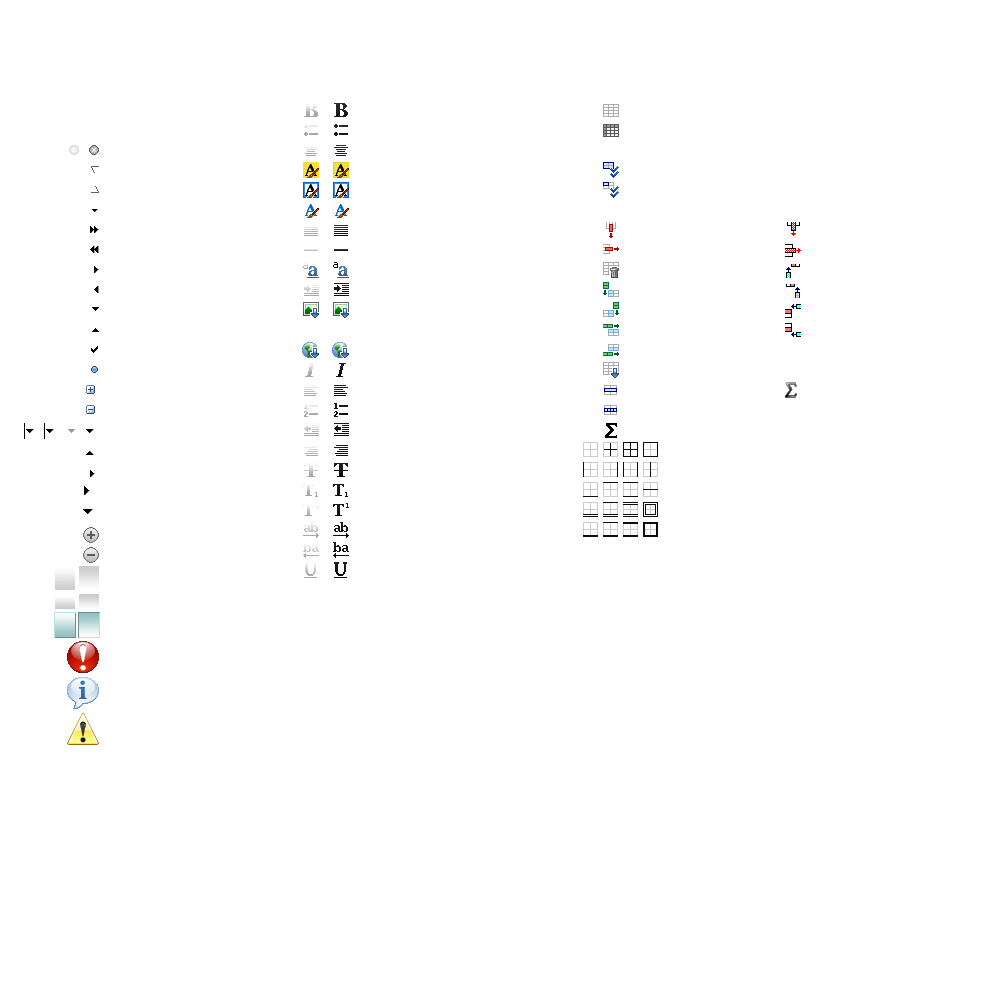
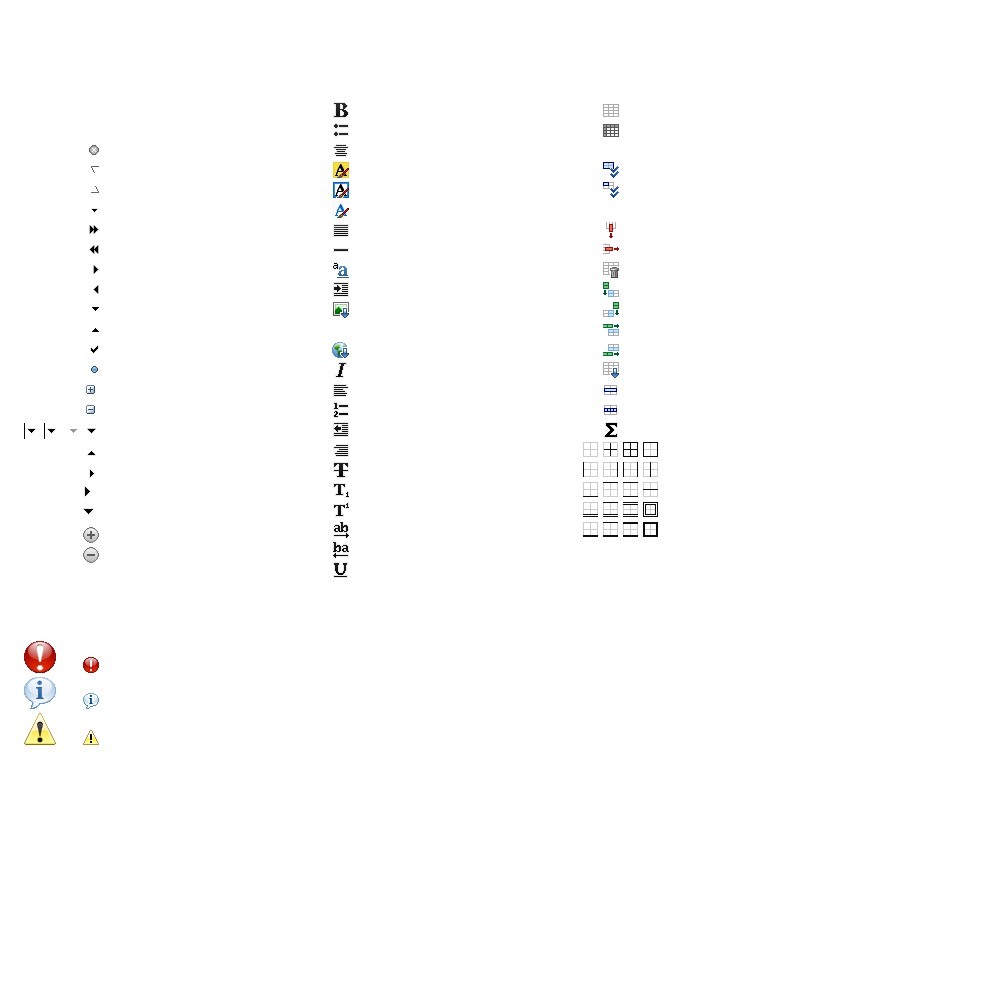
The second 1000 × 1000 image is a revision of the first. Changes to its layers:
removed layer "Layer 5" over [26,423,618,537]
painted on "icons" over [24,102,801,745]
